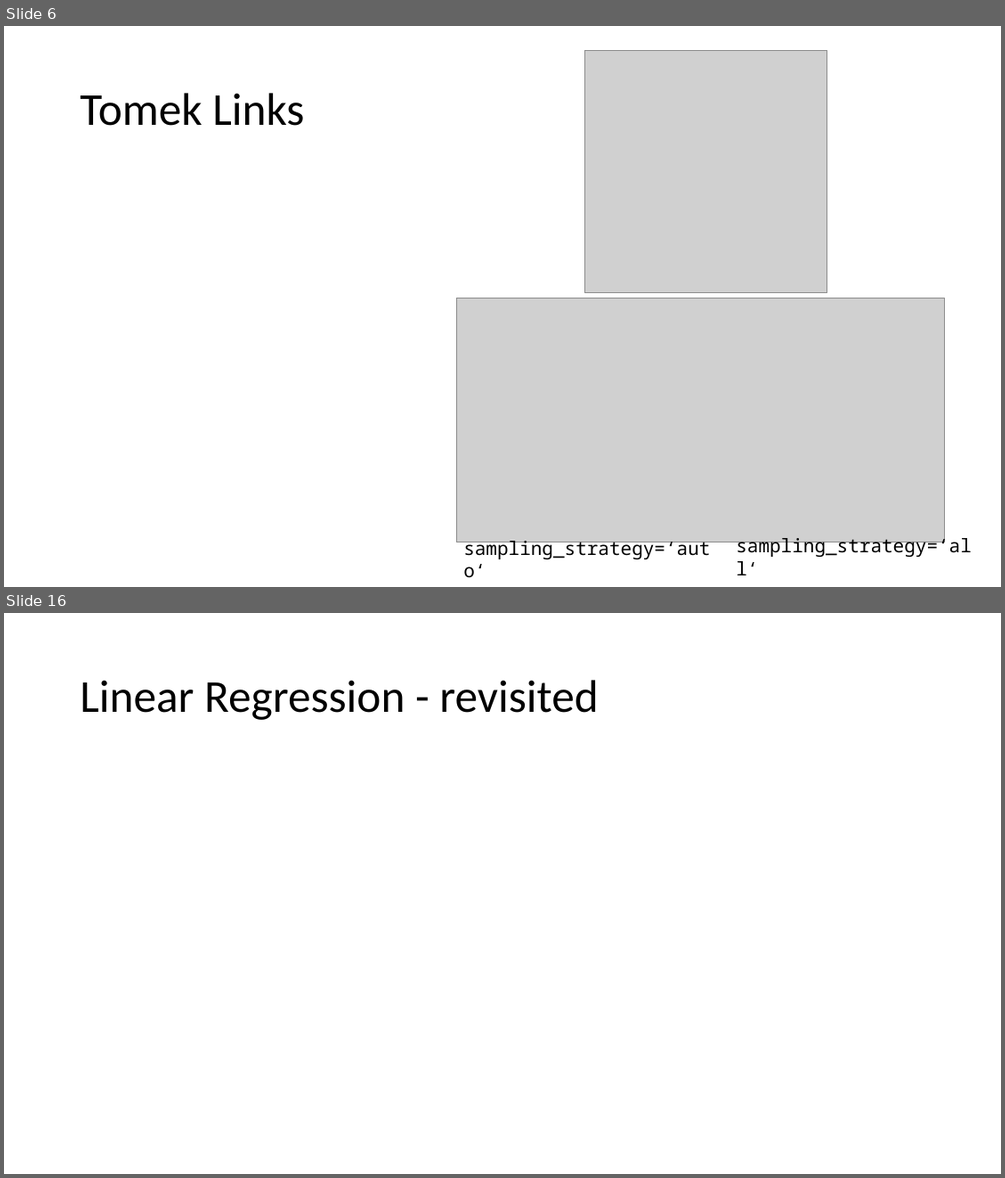
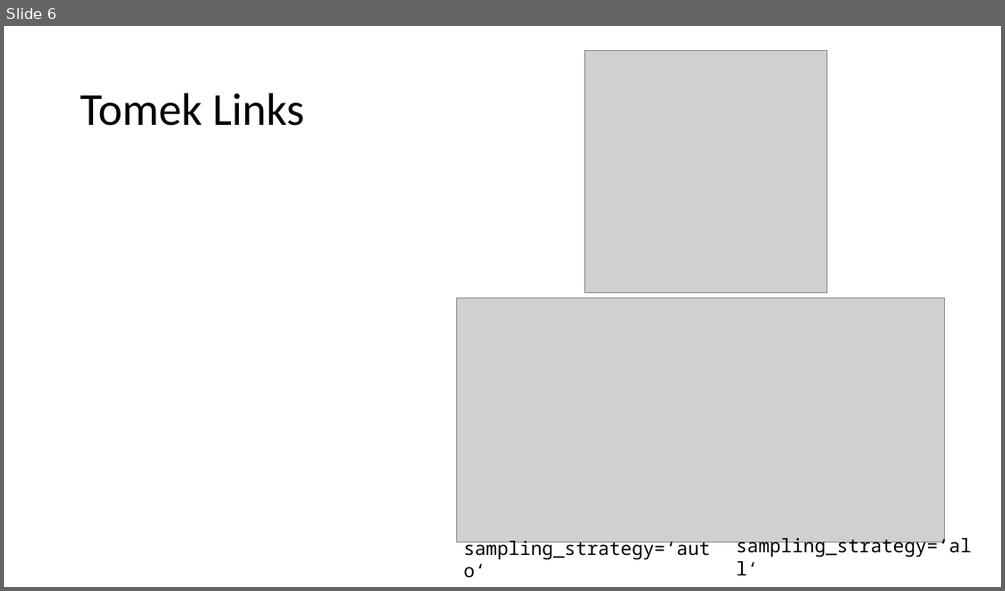
Before and after one commit to Nokix/powerpoints, a slide deck: More Machine Learning with Python.pptx. Shown one above the other, each under a label of ours: slides 6 and 16 before the commit, slide 6 after it; the slides between them are not shown. The pictures are 1005x1178 and 1005x591 pixels, drawn with LibreOffice and Linux fonts; fonts in the diff are those of the drawing; grey boxes stand for pictures. Boxes give left, top, right and bottom in pixels: in the first picture for what was removed or moved away, otherwise in the second. Text is boxed around its words. In the diff, an @@ line names an element or a change of style, - is before the commit and + after.

```diff
--- a/More Machine Learning with Python.pptx
+++ b/More Machine Learning with Python.pptx
@@ slide 16 removed at box(4, 613, 1001, 1174), background #FFFFFF @@
@@ title removed at box(80, 680, 598, 720) @@
-Linear Regression - revisited
```
Also in this commit, not shown: 3 slides changed, 2 slides added, 10 other slides removed, 4 other files.
